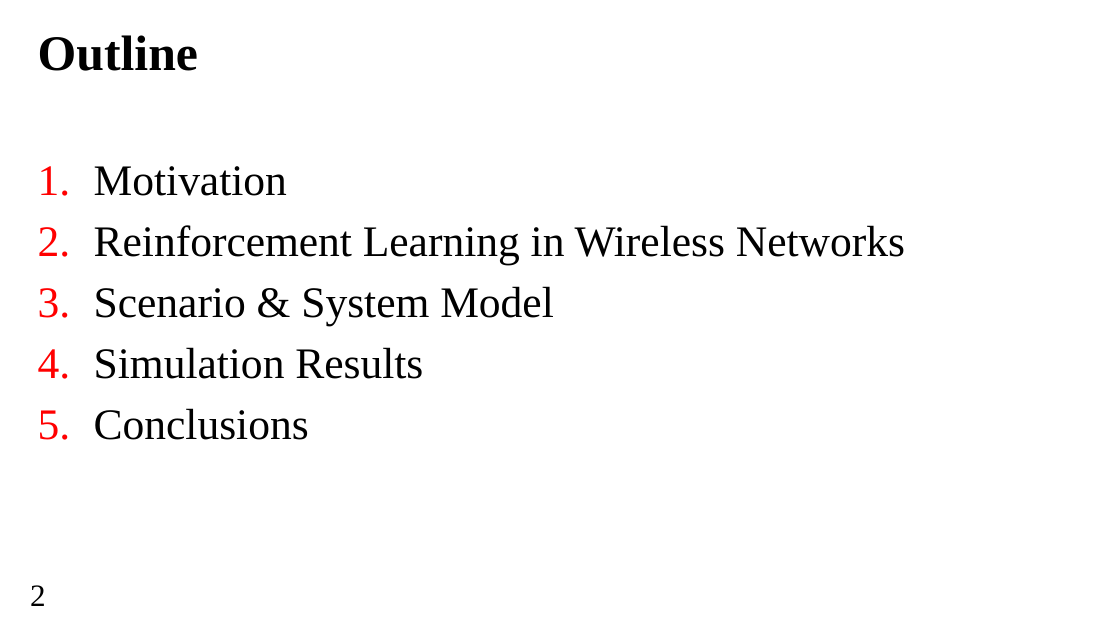
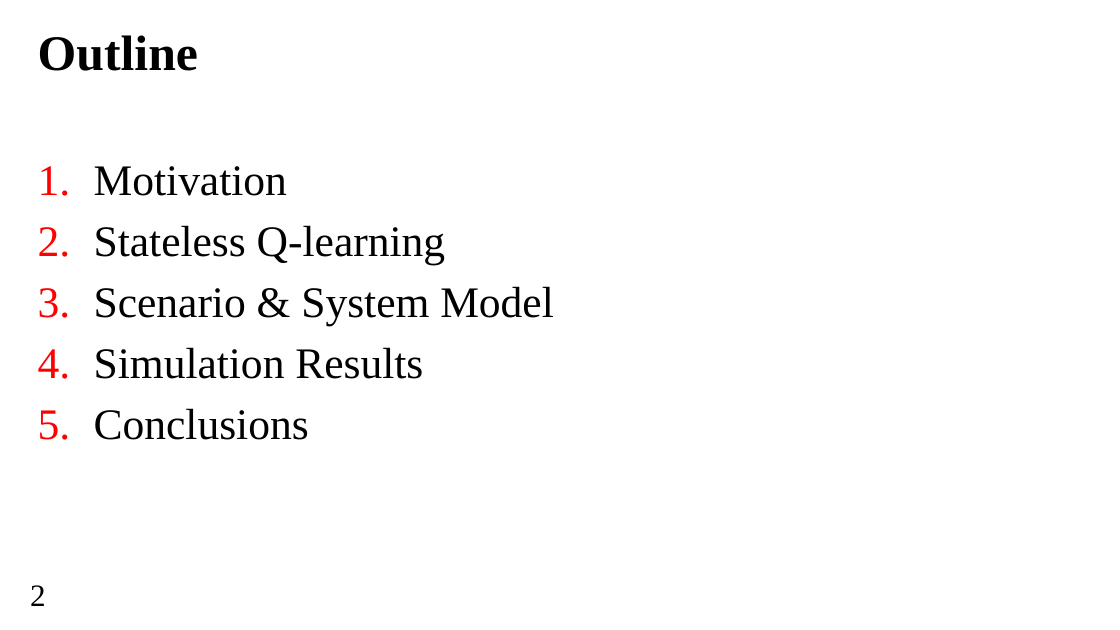
Before and after one commit to wn-upf/decentralized_qlearning_resource_allocation_in_wns, a slide deck: slide 2 of Presentation/francesc_wilhelmi_PIMRC_presentation.pptx. Drawn at 1120x630 pixels with LibreOffice and Linux fonts; fonts in the diff are those of the drawing; background and template pictures are left out. Boxes give left, top, right and bottom in pixels: in the first picture for what was removed or moved away, otherwise in the second. Text is boxed around its words. In the diff, an @@ line names an element or a change of style, - is before the commit and + after.

```diff
--- a/Presentation/francesc_wilhelmi_PIMRC_presentation.pptx
+++ b/Presentation/francesc_wilhelmi_PIMRC_presentation.pptx
@@ text at [94, 225, 445, 265]: text changed @@
-2. Reinforcement Learning in Wireless Networks
+2. Stateless Q-learning
```
Also in this commit, not shown: 17 other slides changed.
